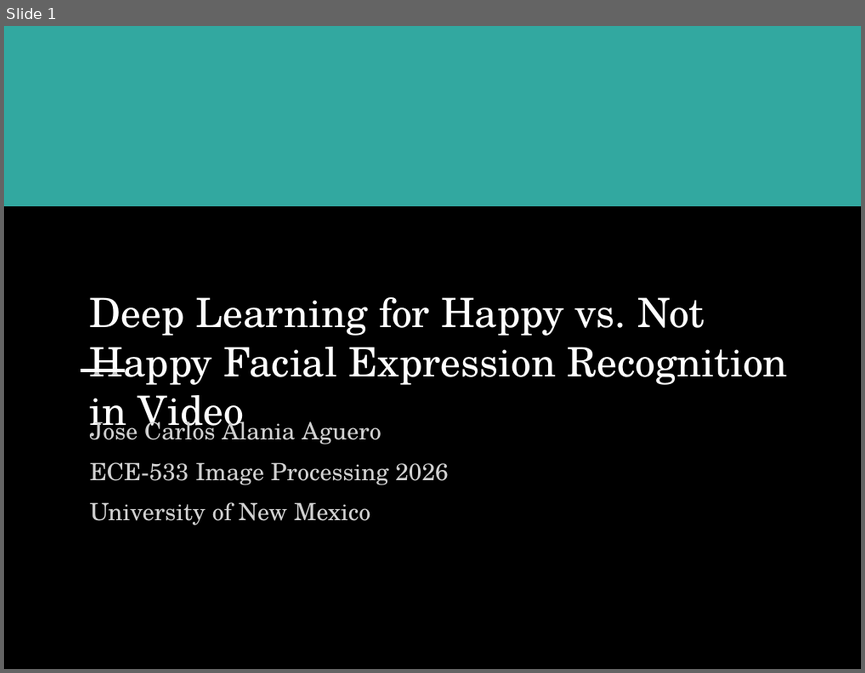
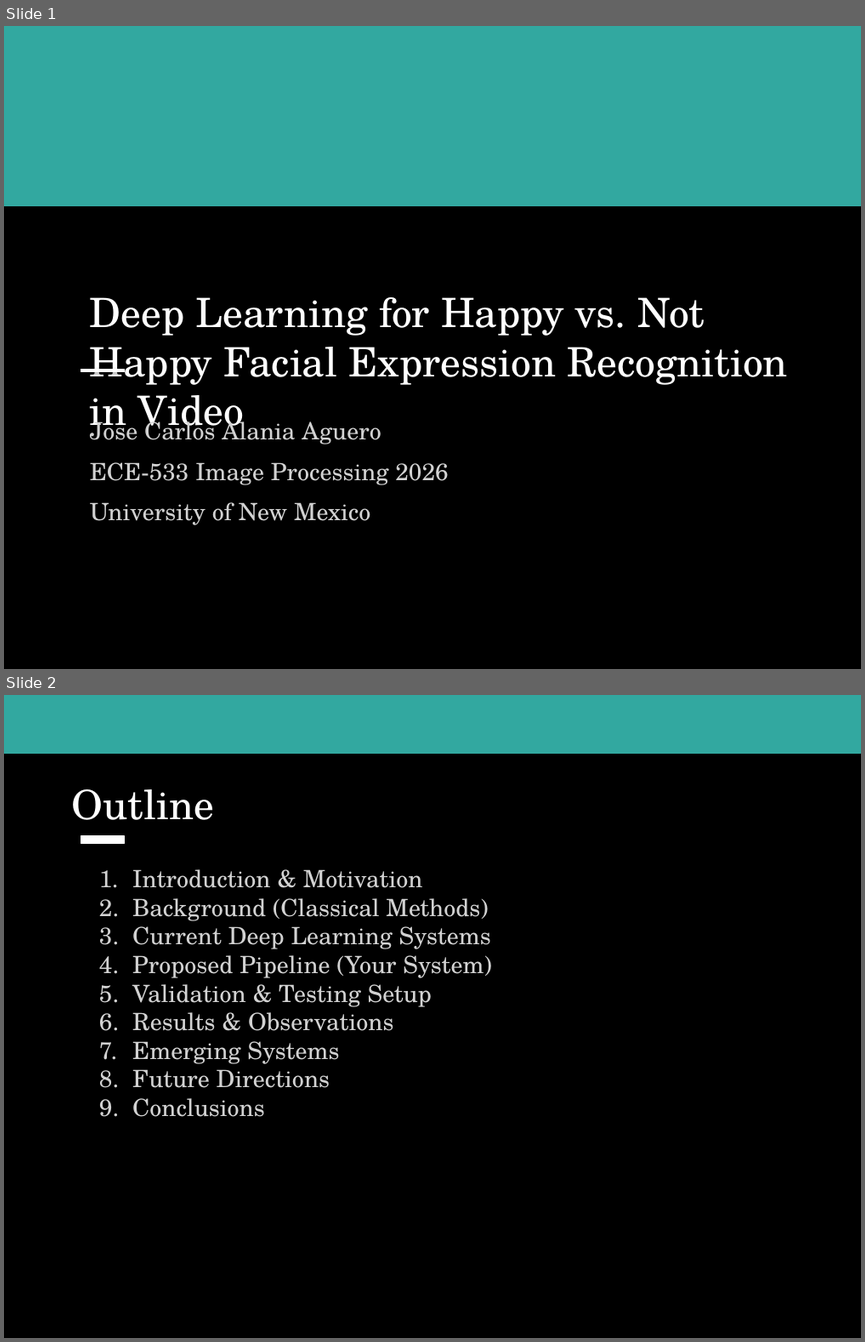
Before and after one commit to pepealania/image-processing-project-tutorial-deep-learning-happy-not-happy-classification, a slide deck: scientific_emotion_recognition_design.pptx. Shown one above the other, each under a label of ours: slide 1 before the commit, slides 1 and 2 after it. The pictures are 865x673 and 865x1342 pixels, drawn with LibreOffice and Linux fonts; fonts in the diff are those of the drawing. Boxes give left, top, right and bottom in pixels: in the first picture for what was removed or moved away, otherwise in the second. Text is boxed around its words. In the diff, an @@ line names an element or a change of style, - is before the commit and + after.

```diff
--- a/scientific_emotion_recognition_design.pptx
+++ b/scientific_emotion_recognition_design.pptx
@@ slide 2 added at bbox=[4, 695, 861, 1338], background #000000 @@
@@ rectangle added at bbox=[4, 695, 861, 754], fill #32A8A0, outline #32A8A0 0.75 pt @@
@@ text added at bbox=[72, 789, 214, 820], 34 pt, text #FFFFFF @@
+Outline
@@ rectangle added at bbox=[81, 836, 124, 844], fill #FFFFFF, outline #FFFFFF 0.75 pt @@
@@ text added at bbox=[132, 869, 492, 1117], 20 pt, text #D2D2D2 @@
+1. Introduction & Motivation
+2. Background (Classical Methods)
+3. Current Deep Learning Systems
+4. Proposed Pipeline (Your System)
+5. Validation & Testing Setup
+6. Results & Observations
+7. Emerging Systems
+8. Future Directions
+9. Conclusions
```
Also in this commit, not shown: 1 slide changed, 13 other slides added, 8 slides removed.
